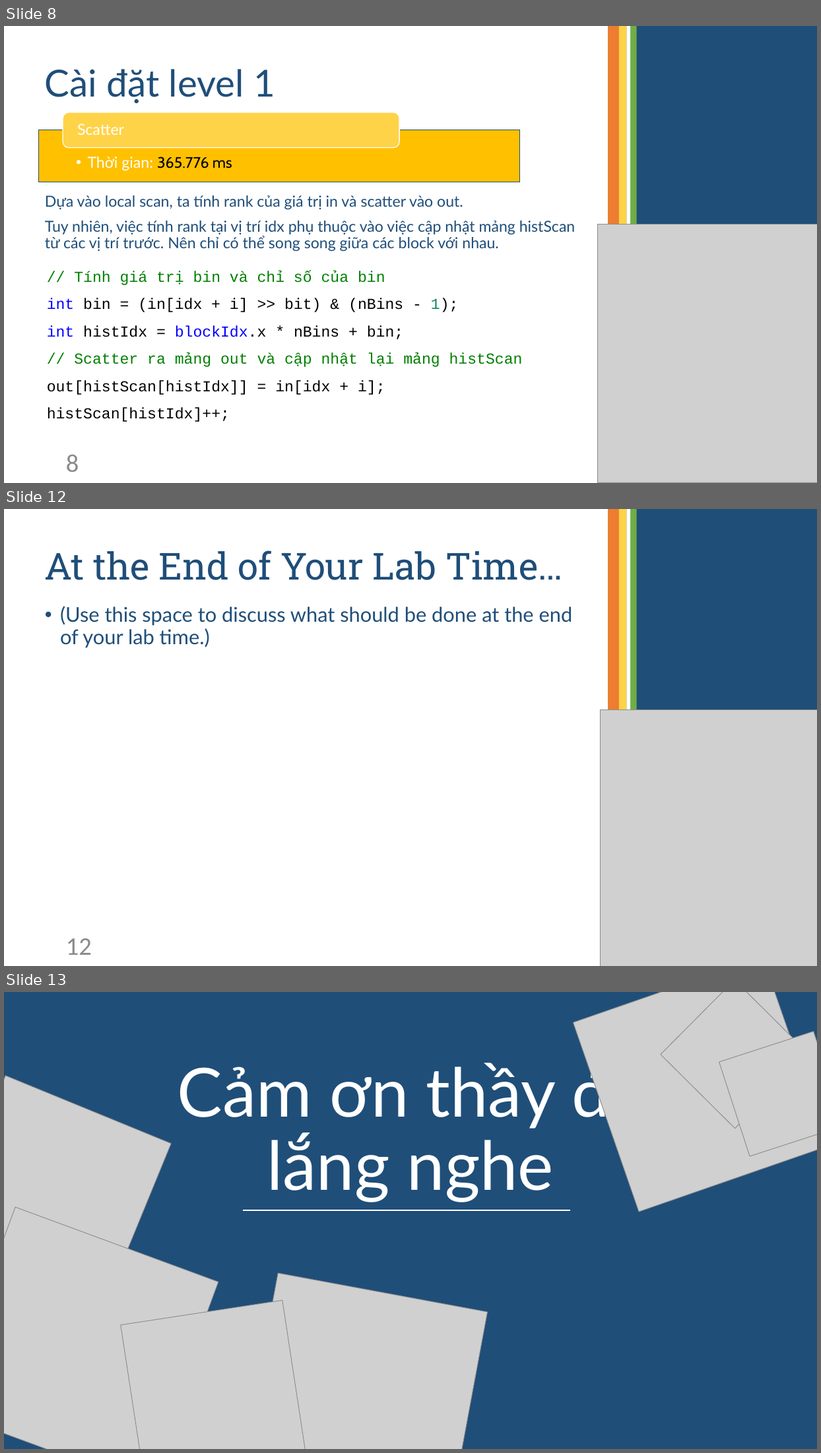
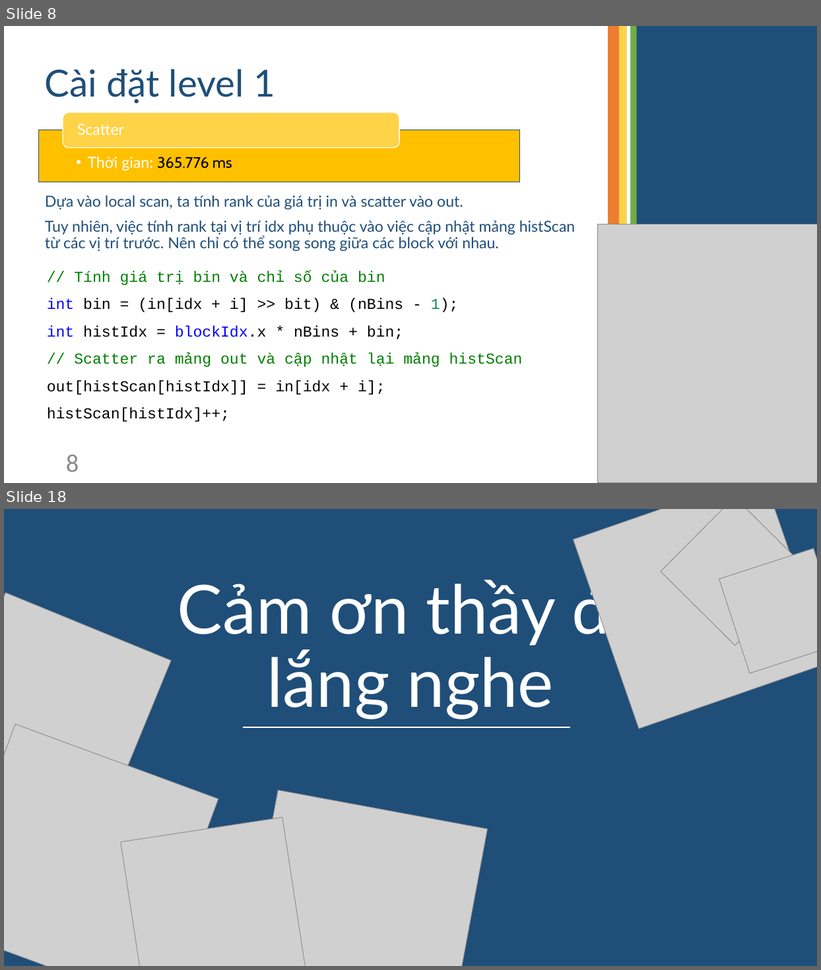
Before and after one commit to TruongNgocTai/GPU_finalProject, a slide deck: Radix Sort.pptx. Shown one above the other, each under a label of ours: slides 8, 12 and 13 before the commit, slides 8 and 18 after it; the slides between them are not shown. The pictures are 821x1453 and 821x970 pixels, drawn with LibreOffice and Linux fonts; fonts in the diff are those of the drawing; grey boxes stand for pictures. Boxes give left, top, right and bottom in pixels: in the first picture for what was removed or moved away, otherwise in the second. Text is boxed around its words. In the diff, an @@ line names an element or a change of style, - is before the commit and + after.

```diff
--- a/Radix Sort.pptx
+++ b/Radix Sort.pptx
@@ slide 12 removed at [4, 509, 817, 966], background #FFFFFF @@
@@ title removed at [45, 551, 562, 580] @@
-At the End of Your Lab Time…
@@ text removed at [60, 606, 573, 648] @@
-• (Use this space to discuss what should be done at the end of your lab time.)
@@ group removed at [600, 509, 817, 966]: 5 rectangles, 1 picture @@
@@ page number removed at [66, 939, 92, 955] @@
-12
@@ what was slide 13 is now slide 18 @@
```
Also in this commit, not shown: 4 slides changed, 8 slides added, 2 other slides removed, 1 other file.
